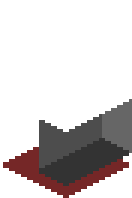
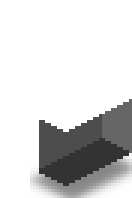
Layers edited between the first and the second (132, 198) image:
added layer "Shadow copy" (60%) above "Bottom" over [30, 147, 132, 198]
hid "Bottom" over [3, 147, 129, 198]
